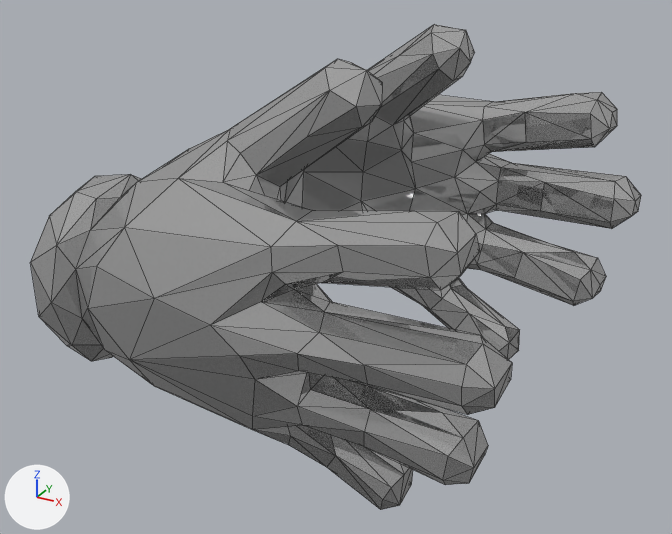
Two versions of the glTF model Hand.glb, one commit apart.
The view is the same before and after, from a 50 mm camera at (1.025, -2.722, 0.998) aimed at (-0.153, -0.579, -0.074). The lights are fixed; the arrows at lower left show +X, +Y and +Z. Mesh edges are drawn as thin lines. Where no turn or scale is listed for an object, it has been applied to the vertices.

Names of what the first picture shows: 'HandLModel', 'HandRModel'.
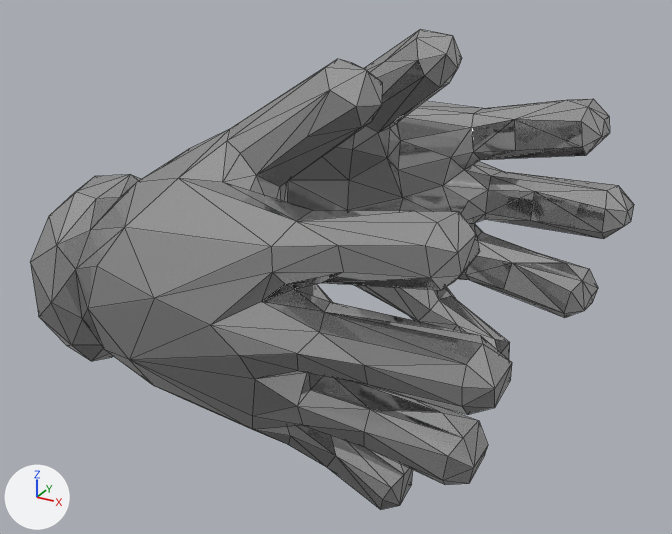
The newer file is also turned or shifted as a whole; pictures and numbers use the older file's frame.

The edits, one by one:
Material 'Material.003' (mat_material_003) is new.
Its base color is (0.584, 0.584, 0.584) (light grey #c9c9c9).
Its metallic is 0.9.
Its roughness is 0.03.
Mesh me_网格_003 is new.
It has 204 vertices, 404 faces and spans x -78.1..42.1, y -55.5..51.4, z -37.2..25.4.
It uses material mat_material_003 (light grey #c9c9c9).
Object 'HandLModel' (ob_handlmodel) is deleted.
Object 'HandRModel.001' (ob_handrmodel_001) is new; it shows me_网格_003.
Its location is (0.108, -0.092, 0.004).
Its rotation in degrees is (-80, 0, 180).
Its scale is (-0.01, -0.01, -0.01).

Location of each change, [x1, y1, x2, y2] in pixels of the pictures (672 x 534 px):
'HandLModel', deleted: before [284, 24, 641, 360]
'HandRModel.001', added: after [284, 29, 634, 360]
